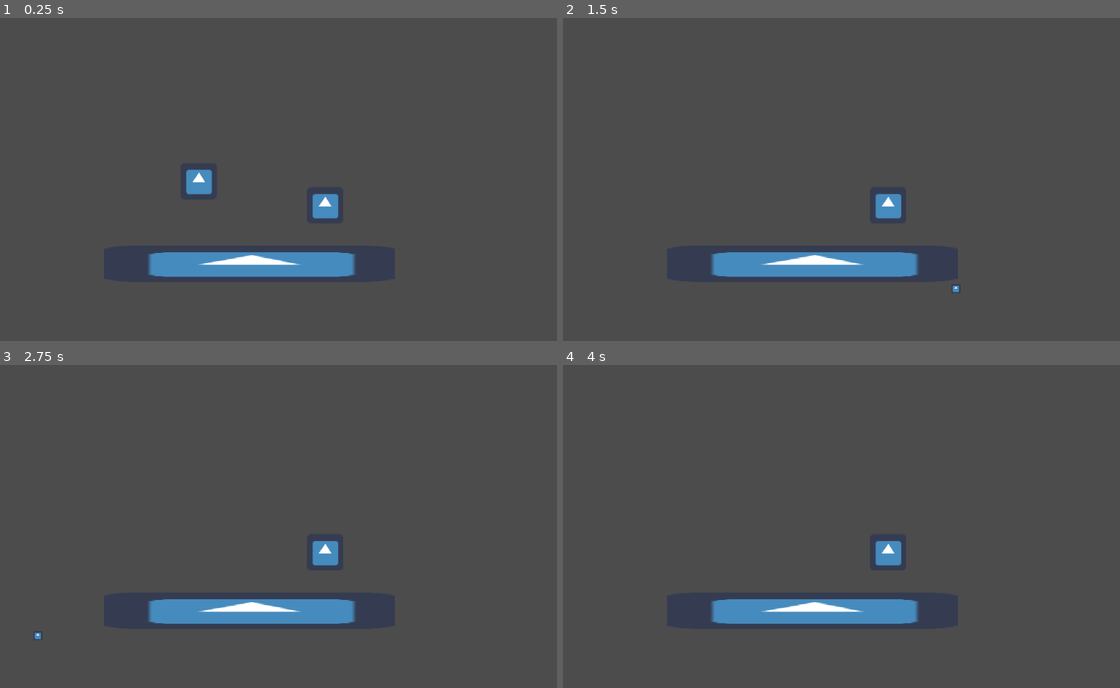
Above: before the commit, frames 1-4 (two rows, left to right).
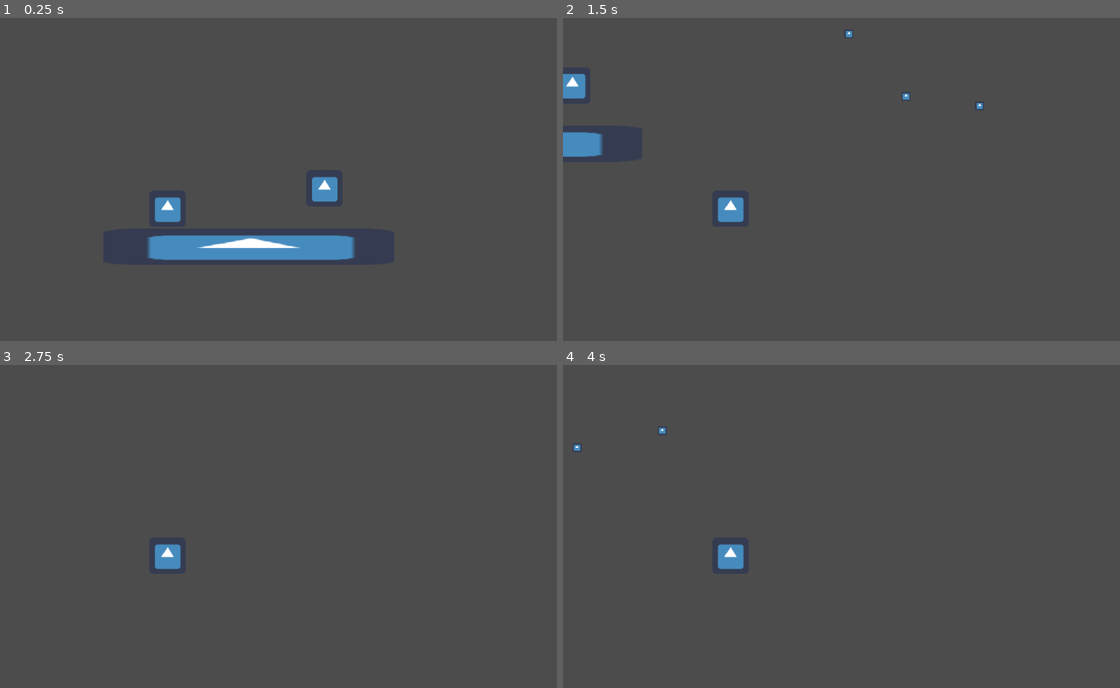
Above: after the commit, the same moments.

Repository: ValorZard/Climb-of-Destiny
Game: Godot game, scene res://Main.tscn
The game is run twice, just before and just after one commit, with the same random seed, the same clock (stepped at 60 frames per second) and the same inputs. The engine's default icon, where the game draws it, is replaced by a stand-in: a white triangle on a blue panel in a dark square.
Inputs (mouse positions are in pixels of both pictures, inside the frame that each line leads up to):
- Up to frame 1 (0.25 s): no input
- Up to frame 2 (1.5 s): move the mouse to (980, 169) at 0.52 s; press the mouse at (980, 169) at 0.53 s; hold D (walk_right) from 0.53 s (still down); tap Space (jump) at 0.77 s; move the mouse to (735, 205) at 1.27 s; release the mouse at (735, 205) at 1.28 s; click (735, 205) at 1.35 s
- Up to frame 3 (2.75 s): tap Space (jump) at 1.52 s; move the mouse to (350, 461) at 2.02 s; release D (walk_right) at 2.03 s; press the mouse at (350, 461) at 2.03 s; hold A (walk_left) from 2.03 s (still down)
- Up to frame 4 (4 s): tap Enter at 2.75 s; move the mouse to (824, 604) at 2.77 s; release A (walk_left) at 2.78 s; release the mouse at (824, 604) at 2.78 s; hold D (walk_right) from 2.78 s (still down); click (824, 604) at 2.85 s; tap Space (jump) at 3.02, 3.5, 3.77 s; move the mouse to (1030, 587) at 3.52 s; press the mouse at (1030, 587) at 3.53 s

The runs differ from the first frame. In frame 1, 5.3% of the frame differs, in the area x 26-64%, y 46-81%; in frame 2, 4.5%; in frame 3, 3.6%; in frame 4, 3.6%.
Error in both runs: Invalid call. Nonexistent function 'Damage' in base 'KinematicBody2D (Enemy.gd)'. (res://Bullets/Bullet.gd:15)

Commit message:
Added camera and deleted POOF

Diff:
--- a/Camera2D.gd
+++ /dev/null
@@ -1,6 +0,0 @@
-extends Camera2D
-
-func _physicsprocess(delta):
-
-	Camera2D.position.y = Player.position.y
-	Camera2D.position.x = 1000
--- a/Main.tscn
+++ b/Main.tscn
@@ -1,8 +1,9 @@
-[gd_scene load_steps=4 format=2]
+[gd_scene load_steps=5 format=2]
 
 [ext_resource path="res://Player/Player.tscn" type="PackedScene" id=1]
 [ext_resource path="res://Enviroment/Platform.tscn" type="PackedScene" id=2]
 [ext_resource path="res://Enemies/Enemy.tscn" type="PackedScene" id=3]
+[ext_resource path="res://ScrollingCamera.gd" type="Script" id=4]
 
 [node name="Root" type="Node2D"]
 
@@ -13,7 +14,12 @@
 [node name="Bullets" type="Node2D" parent="."]
 
 [node name="Player" parent="." instance=ExtResource( 1 )]
-position = Vector2( 349.922, 147.518 )
+position = Vector2( 295.922, 337.518 )
+
+[node name="Camera2D" type="Camera2D" parent="Player"]
+position = Vector2( 217.236, -36.3942 )
+current = true
+script = ExtResource( 4 )
 
 [node name="Enemy" parent="." instance=ExtResource( 3 )]
 position = Vector2( 572.272, 330.155 )
--- a/Particles/Poof.tscn
+++ /dev/null
@@ -1,29 +0,0 @@
-[gd_scene load_steps=4 format=2]
-
-[sub_resource type="Curve" id=2]
-_data = [ Vector2( 0, 0.985227 ), 0.0, 0.0, 0, 0, Vector2( 1, 1 ), 0.0, 0.0, 0, 0 ]
-
-[sub_resource type="CurveTexture" id=3]
-curve = SubResource( 2 )
-
-[sub_resource type="ParticlesMaterial" id=1]
-emission_shape = 1
-emission_sphere_radius = 1.0
-flag_disable_z = true
-direction = Vector3( 0, 1, 0 )
-spread = 180.0
-gravity = Vector3( 0, 98, 0 )
-orbit_velocity = 0.0
-orbit_velocity_random = 0.0
-scale_curve = SubResource( 3 )
-color = Color( 0.364706, 0.352941, 0.352941, 1 )
-
-[node name="Poof" type="Particles2D"]
-position = Vector2( 491.917, 263.956 )
-emitting = false
-amount = 15
-one_shot = true
-explosiveness = 0.8
-randomness = 0.2
-visibility_rect = Rect2( -1.9376, -1.907, 3.92024, 5420.75 )
-process_material = SubResource( 1 )
--- a/ScrollingCamera.gd
+++ b/ScrollingCamera.gd
@@ -2,4 +2,4 @@
 
 func _physicsprocess(delta):
 	Camera2D.position.y = Player.position.y
-	Camera2D.position.x = 1000
+	Camera2D.position.x = 0
